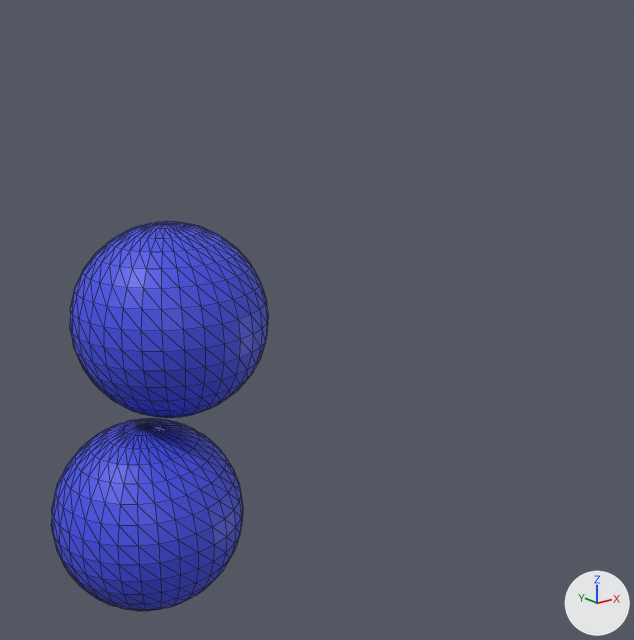
What one commit did to the glTF model assets/animation_2.glb.
Camera for both pictures: a camera (50 mm lens) standing at (-4.21, -7.66, 2.68) and looking at (0.65, -1.58, 0.25). The lights are fixed; the arrows at lower right show +X, +Y and +Z. Mesh edges are drawn as thin lines. Vertices at the same position are counted once.

Script lines for the objects in view, before the commit:
```python
me_sphere = bpy.data.meshes.new('Sphere')
me_sphere.from_pydata(...)  # a UV sphere (32 segments, 16 rings, poles along z) spanning x -1.0..1.0, y -1.0..1.0, z -1.0..1.0
me_sphere.materials.append(mat_material_001)  # blue #444fe7
ob_sphere = bpy.data.objects.new('Sphere', me_sphere)
ob_sphere.location = (0.0, 0.0, 0.0)
ob_sphere_001 = bpy.data.objects.new('Sphere.001', me_sphere)
ob_sphere_001.location = (-0.39, -0.02, -2.07)
```
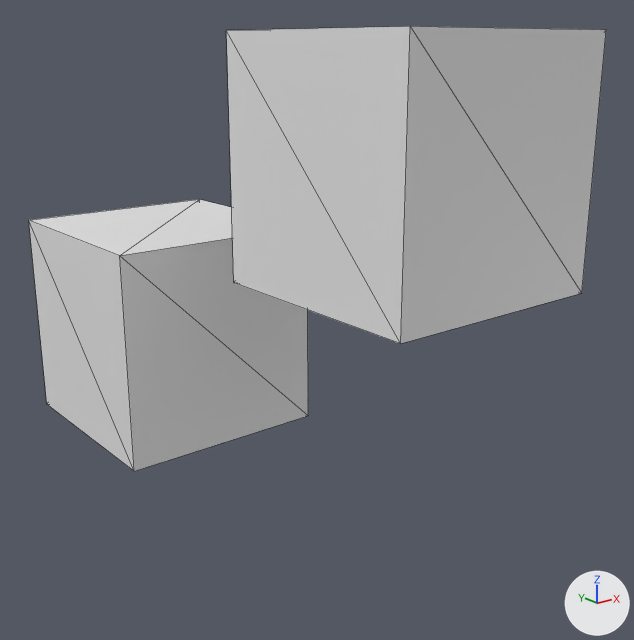
Changed parts and their boxes (x1, y1, x2, y2) in the pictures (634 x 640 px):
'Cube.001', added
    after: (226, 26, 606, 344)
'Sphere', reshaped (41% wider, 38% taller)
    before: (70, 221, 268, 418)
    after: (29, 199, 308, 471)
'Sphere.001', deleted (blue)
    before: (51, 418, 243, 611)
part 1 of me_sphere, cut back
    before: (51, 221, 268, 611)
    after: (29, 26, 606, 471)

The change, as a diff of the scene's bpy script:
```diff
--- a/assets/animation_2.glb.py
+++ b/assets/animation_2.glb.py
@@ me_sphere @@
 # used by ob_sphere; location = (0.0, 0.0, 0.0)
-me_sphere.from_pydata(...)  # 482 vertices, 960 faces; spans x -1.0..1.0, y -1.0..1.0, z -1.0..1.0
-me_sphere.materials.append(mat_material_001)  # blue #444fe7
+me_sphere.from_pydata(...)  # 8 vertices, 12 faces; spans x -1.0..1.0, y -1.0..1.0, z -1.0..1.0
+# me_sphere part 1: 482 vertices removed from x -1.0..1.0, y -1.0..1.0, z -1.0..1.0; 8 vertices added at x -1.0..1.0, y -1.0..1.0, z -1.0..1.0, forming a box
@@ ob_sphere_001 @@
-ob_sphere_001 = bpy.data.objects.new('Sphere.001', me_sphere)
-ob_sphere_001.location = (-0.39, -0.02, -2.07)
@@ ob_cube_001 @@
+ob_cube_001 = bpy.data.objects.new('Cube.001', me_sphere)
+ob_cube_001.location = (0.68, -2.68, 1.79)
```
